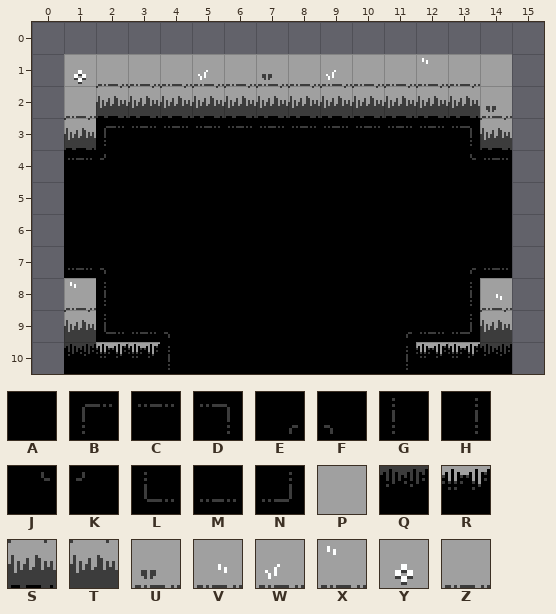
Level history. Tiled map: art/rooms/GrassyTest_Standard_ESW.tmx. Above: the version before the commit.
Cells are 16x16 px. Shown: x 0..15, y 0..10. The old version is drawn lined up with the new one.
Key: from "DiscoFloorTiles": A 0 "floor", B 1 "floor", C 2 "floor", D 3 "floor", E 4 "floor", F 5 "floor", G 17 "floor", H 19 "floor", J 20 "floor", K 21 "floor", L 33 "floor", M 34 "floor", N 35 "floor"; from "MapTiles": P 2 "map", Q 6 "map", R 7 "map", S 16 "map", T 17 "map", U 18 "map", V 19 "map", W 20 "map", X 21 "map", Y 22 "map", Z 24 "map".
_ is an empty cell.
Layer "Tile Layer 1" before, first column x 0:
 0 ________________
 1 _YZZZWZUZWZZXZP_
 2 _ZSSSSSSSSSSSSU_
 3 _SBCCCCCCCCCCDS_
 4 _CKAAAAAAAAAAJC_
 5 _AAAAAAAAAAAAAA_
 6 _AAAAAAAAAAAAAA_
 7 _MFAAAAAAAAAAEM_
 8 _XGAAAAAAAAAAHV_
 9 _TLMFAAAAAAEMNT_
10 _QRRGAAAAAAHRRQ_
And afterwards:
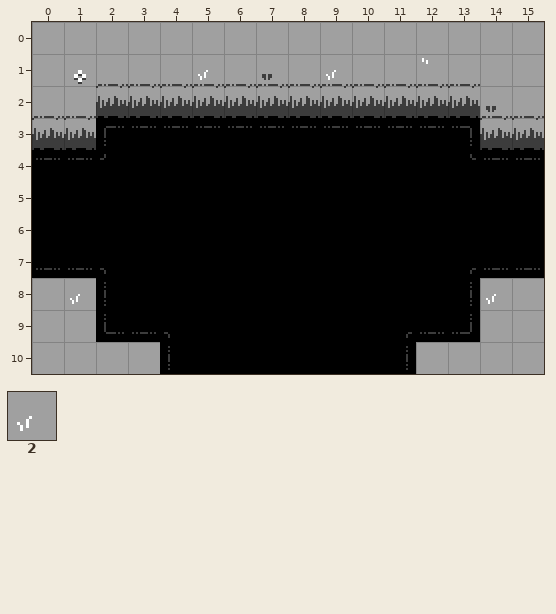
Further tiles: from "MapTiles": 2 23 "map".
Difference:
map size 14x10 -> 16x11 cells (old content now starts at 1,1; both pictures use the new coordinates)
Layer "Tile Layer 1":
y 0: x 0..15 ________________ -> PPPPPPPPPPPPPPPP
y 1: x 0 _ -> P; x 15 _ -> P
y 2: x 0 _ -> Z; x 15 _ -> Z
y 3: x 0 _ -> S; x 15 _ -> S
y 4: x 0 _ -> C; x 15 _ -> C
y 5..6: x 0 _ -> A; x 15 _ -> A
y 7: x 0 _ -> M; x 15 _ -> M
y 8: x 0..1 _X -> P2; x 14..15 V_ -> 2P
y 9: x 0..1 _T -> PP; x 14..15 T_ -> PP
y 10: x 0..3 _QRR -> PPPP; x 12..15 RRQ_ -> PPPP
Changed places in both pictures, as pixel boxes (x1, y1, x2, y2):
changed: (32, 22, 544, 374)
